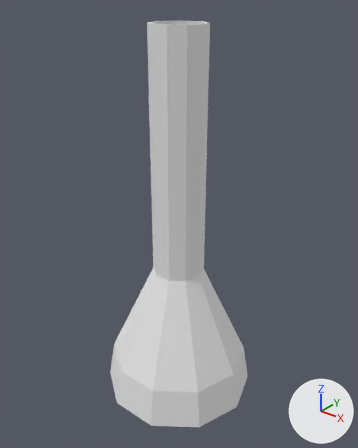
The OBJ model assets/Vial_8.obj, before and after one commit.
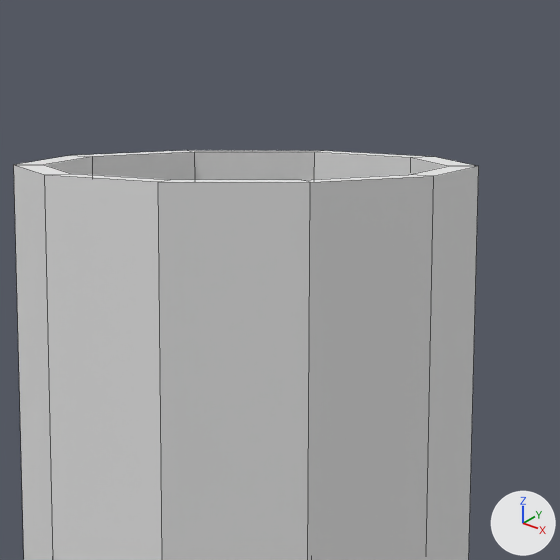
Each version is shown whole from a 50 mm lens placed at (84.4, -105.3, 129.8), pointed at (-0.9, 1.3, 63.7), then close up on the part from 41% to 62% of the width and 0% to 17% of the height. Arrows for +X, +Y and +Z are at lower right; the lights stay in place. The close-ups show mesh edges as thin lines. Where no turn or scale is listed for an object, it has been applied to the vertices.

The first close-up shows 'Vial_8'.
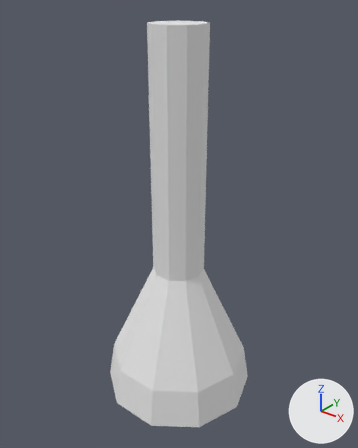
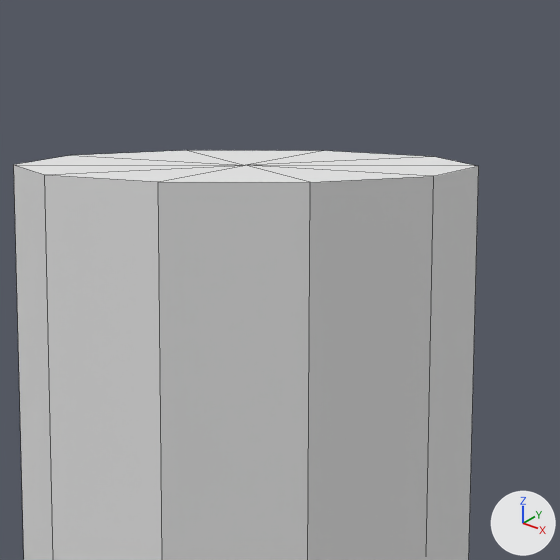
Changed parts and their boxes (x1, y1, x2, y2) in the close-ups (560 x 560 px):
part 1 of me_vial_8, cut back: (14, 150, 477, 182) in both

The change, as a diff of the scene's bpy script:
```diff
--- a/assets/Vial_8.obj.py
+++ b/assets/Vial_8.obj.py
@@ me_vial_8 @@
 # used by ob_vial_8; location = (0.0, 0.0, 0.0)
-me_vial_8.from_pydata(...)  # 102 vertices, 110 faces; spans x -24.3..24.3, y -23.1..23.1, z 0.0..120.9
+me_vial_8.from_pydata(...)  # 52 vertices, 60 faces; spans x -24.3..24.3, y -23.1..23.1, z 0.0..120.9
+# me_vial_8 part 1
+# 51 vertices are removed from x -22.1..22.1, y -21.0..21.0, z 1.2..120.9
+# 60 faces are deleted
+# 1 vertex is added at (0.0, 0.0, 120.9)
+# 10 new faces join them
 me_vial_8.materials.append(mat_lambert19sg)
```
